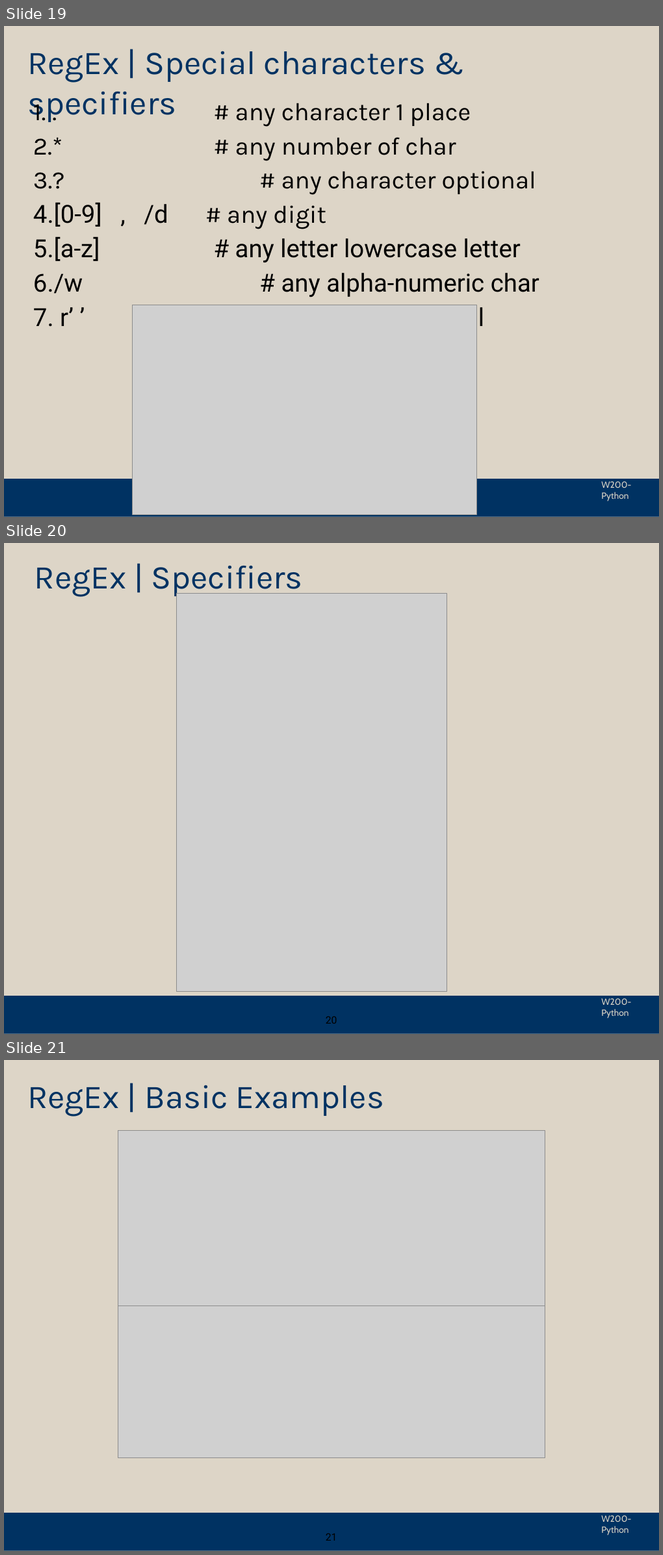
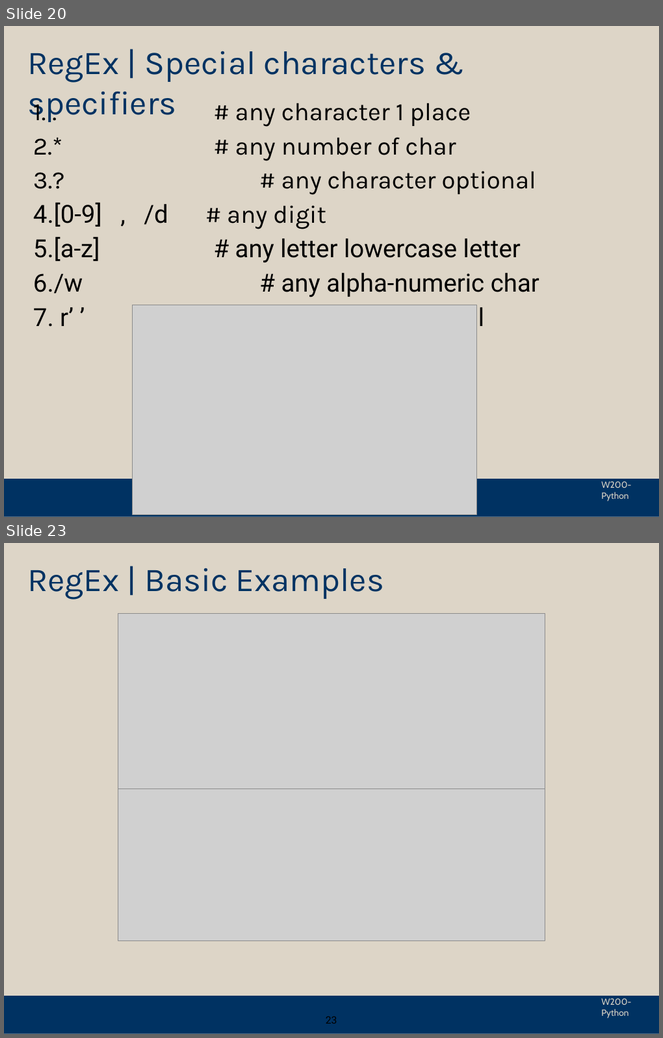
Before and after one commit to yzwu1209/Python_Foundation, a slide deck: sync_presentations/week_09/week_09-new.pptx. Shown one above the other, each under a label of ours: slides 19, 20 and 21 before the commit, slides 20 and 23 after it; the slides between them are not shown. The pictures are 663x1555 and 663x1038 pixels, drawn with LibreOffice and Linux fonts; fonts in the diff are those of the drawing; grey boxes stand for pictures; background and template pictures are left out. Boxes give left, top, right and bottom in pixels: in the first picture for what was removed or moved away, otherwise in the second. Text is boxed around its words. In the diff, an @@ line names an element or a change of style, - is before the commit and + after.

```diff
--- a/sync_presentations/week_09/week_09-new.pptx
+++ b/sync_presentations/week_09/week_09-new.pptx
@@ slide 20 removed at [4,543,659,1034], background #DDD5C7; not listed: 2 template elements that a slide beside it also shows @@
@@ title removed at [35,565,303,597] @@
-RegEx | Specifiers
@@ picture removed at [176,593,447,992] @@
@@ page number removed at [326,1017,337,1024] @@
-20
@@ what was slide 19 is now slide 20 @@
@@ what was slide 21 is now slide 23 @@
@@ page number at [326,1017,337,1024]: text changed @@
-21
+23
```
Also in this commit, not shown: 2 slides changed, 4 slides added, 1 other slide removed, 1 other file.
